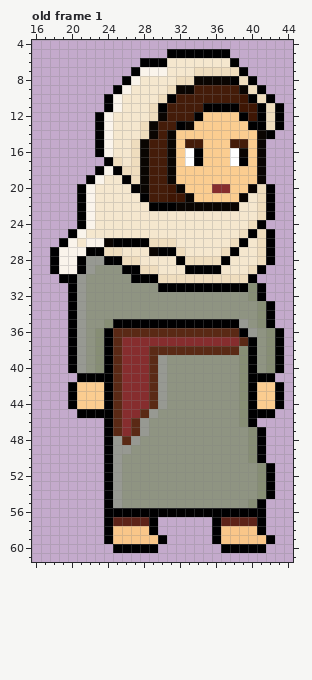
Two versions of one pixel-art file, Assets/Sprite/Unit/Extra/NPC03.aseprite. The first picture shows the starting point.
64x64 pixels, 1 frame. Colours within 5 levels of each other are drawn and written as one. Shown: old frame 1: x 16..44, y 4..61. The commit also changed other frames, which this record leaves out.
Once edited:
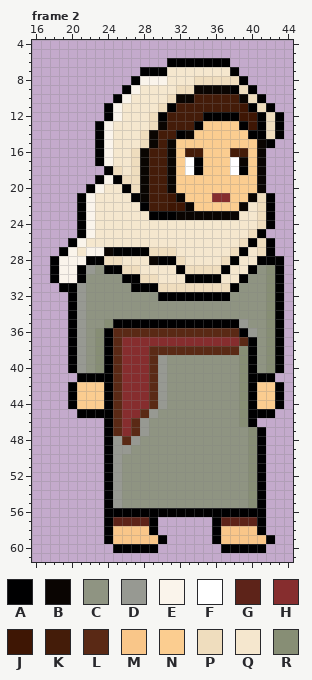
Palette (. is transparent): A #000001  B #0a0502  C #8f9482  D #979992  E #faf4eb  F #ffffff  G #5d2319  H #862d2e  J #3e1604  K #441c09  L #5a2915  M #f9c689  N #fbcd90  P #efddbe  Q #f5e7ce  R #878e75
A new or re-ordered frame is compared with the old frame closest to it.
Change:
frames 1 -> 4
Frame 2 is new; against old frame 1:
y 5: x 31..37 AAAAAAA -> .......
y 6: x 28..38 AAAQQQQQQQA -> ...AAAAAAA.
y 7: x 27..30 AEEE -> .AAA; x 34..39 PPPPPA -> QQQQA.
y 8: x 26..30 AEQQQ -> .AEEE; x 32..40 PPBBBBAPA -> QQPPPPPA.
y 9: x 25..27 AEQ -> .AE; x 31..41 PBBKKKKKBPA -> QPPBBBBAPA.
y 10: x 24..26 AEQ -> .AE; x 30..33 PAKK -> QPBB; x 39..42 JAPA -> BPA.
y 11: x 29..31 PAK -> QPA; x 35..38 AAAA -> KKKK; x 40..43 JAPA -> APA.
y 12: x 23..25 AEQ -> .AE; x 30 B -> A; x 34..39 ANNNNA -> KAAAAJ
y 13: x 28..30 PBK -> QPB; x 32..34 ABN -> KKA; x 39..40 NA -> AJ
y 14: x 31..33 BNN -> KAB; x 40..43 NBA. -> AAPA
y 15: x 27..29 PBK -> QPB; x 33..34 KK -> NN; x 38..39 KK -> NN; x 42 . -> A
y 16: x 33..34 FA -> KK; x 38..39 FB -> KK
y 17: x 23..25 .AP -> AEQ; x 39 A -> B
y 18: x 23..26 AEAP -> .APQ; x 33..34 NN -> FA; x 38..39 NN -> FA
y 19: x 22..26 AEQQA -> .AEAP
y 20: x 21..23 AEQ -> .AE; x 26..27 QA -> AP; x 31..32 JB -> BN; x 36..37 HH -> NN; x 40..42 BPA -> NB.
y 21: x 27..28 QA -> AB; x 32..33 JB -> BN; x 36..37 NN -> HH; x 39..40 BQ -> NB
y 22: x 28..32 QAAAB -> AKKJJ; x 34..39 BBBBBQ -> NNNNNB
y 23: x 29..38 QQQQQQQQQQ -> AAABBBBBBB
y 24: x 40..42 PA. -> QPA
y 25: x 20..22 AEQ -> .AE; x 39..42 PAPA -> QPA.
y 26: x 19..31 AEQEEBAAAAPPP -> .AEQQQQQQQQQQ; x 38..40 PAQ -> QPA
y 27: x 18..19 AE -> .A; x 21..32 EAAPPQQQBAAP -> QEEBAAAAPPPQ; x 37..39 PAQ -> QPA
y 28: x 21..27 ADDAAPP -> EAAPPQQ; x 29..38 QQQAPPPPAQ -> BAAPQQQQPA; x 41 P -> A; x 43 . -> A
y 29: x 24..29 CCAAPP -> AAPPQQ; x 32..37 QAAAAQ -> APPPPA; x 40..43 PA.. -> ACRA
y 30: x 18..21 .AAD -> AEEA; x 26 C -> A; x 28..43 AAPPPPPPPPPPA... -> PPQQQAAAAQQACCRA
y 31: x 19 . -> A; x 27..37 CCCAAAAAAAA -> AAAPPPPPPPP; x 39..43 ARA.. -> CCCRA
y 32: x 30..37 CCCCCCCC -> AAAAAAAA; x 40..43 RA.. -> CCRA
y 33..35: x 41..43 RA. -> CRA
y 51..54: x 40..42 CRA -> RA.
